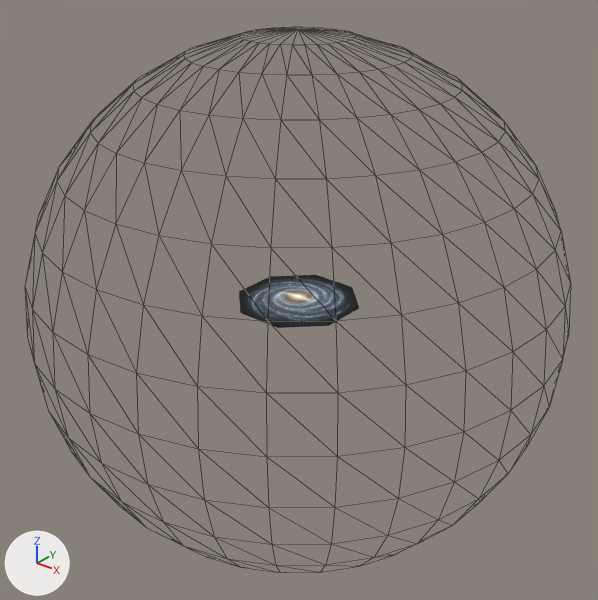
What one commit did to the glTF model public/models/Galaxy/scene.gltf.
Camera for both pictures: a 50 mm camera at (11.26, -14.04, 8.71) aimed at (0.02, 0.02, 0.0). Every picture has the same lights, and +X, +Y and +Z are marked at lower left. Mesh edges are drawn as thin lines. Where no turn or scale is listed for an object, it has been applied to the vertices.

Names of what the first picture shows: 'Sphere001_02 - Default_0'.
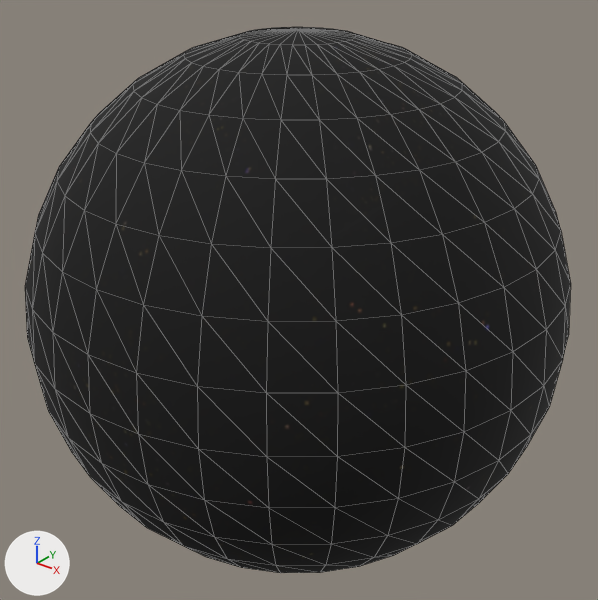
Boxes [x1, y1, x2, y2] around the edits, measured in the pictures (598 x 600 px):
```json
{"object": "Sphere001_02 - Default_0", "change": "surface changed", "before": [25, 27, 571, 573], "after": [25, 27, 571, 573], "on screen": "grey to black"}
```

Scene script edits in JSON lines:
```json
{"block": "mat_02___default", "where": "n0 = _N.new('ShaderNodeBsdfPrincipled'); n0.name = 'Principled BSDF'"}
{"op": "remove", "block": "mat_02___default", "code": "n0.inputs[4].default_value = 0.0  # 'Alpha'"}
```
